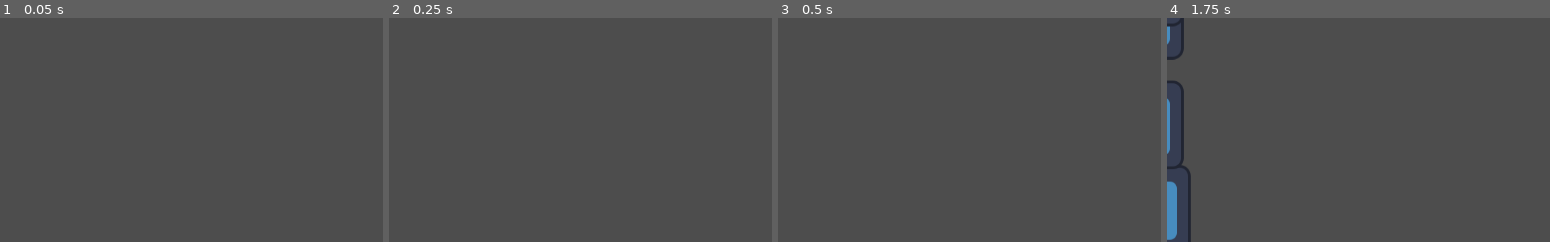
Above: before the commit, frames 1-4 (left to right).
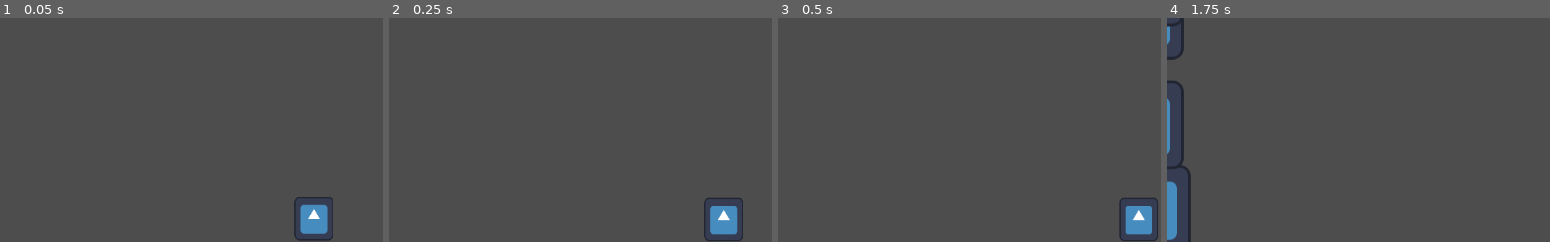
Above: after the commit, the same moments.

Repository: kevinMG01/GlobalJam2025
Game: Godot game, scene res://Escenas/Niveles/nivel_1.tscn
The game is run twice, just before and just after one commit, with the same random seed, the same clock (stepped at 60 frames per second) and the same inputs. The project has no main scene, so this scene is started directly. The engine's default icon, where the game draws it, is replaced by a stand-in: a white triangle on a blue panel in a dark square.
Inputs:
- Up to frame 1 (0.05 s): no input
- Up to frame 2 (0.25 s): no input
- Up to frame 3 (0.5 s): no input
- Up to frame 4 (1.75 s): tap Enter (ui_accept) at 0.5, 0.6, 0.77, 1.07, 1.35, 1.52 s; hold Right (ui_right) from 0.53 s (still down)
The pictures show only the part of the screen within x 50-100%, y 50-100%; the shares and areas given below are measured in that part.

The runs differ from the first frame. In frame 1, 1.3% of the frame differs, in the area x 76-87%, y 79-100%; in frame 2, 1.2%; in frame 3, 1.1%; in frame 4, nothing differs.

Commit message:
movimiento de lado a lado enemigo
se mueve hasta que colisiona con una pared o el jugador

Diff:
--- a/Escenas/Enemigos/payaso/payaso.gd
+++ b/Escenas/Enemigos/payaso/payaso.gd
@@ -1,27 +1,46 @@
 extends CharacterBody2D
 
 
-const SPEED = 300.0
+const SPEED = 150.0
 const JUMP_VELOCITY = -400.0
+#var player = null
 
 var gravity = ProjectSettings.get_setting("physics/2d/default_gravity")
+func _ready():
+	#player = get_tree().get_nodes_in_group("player")[0]
+	velocity.x = SPEED
+func _physics_process(delta):
+	#follow()
+	if not is_on_floor():
+		velocity.y += gravity * delta
+	if is_on_wall():
+		if !$Sprite2D.flip_h:
+			velocity.x = SPEED
+		else:
+			velocity.x = -SPEED
+
+		if velocity.x < 0:
+			$Sprite2D.flip_h = false
+		elif velocity.x > 0:
+			$Sprite2D.flip_h = true
 
 
-func _physics_process(delta):
-
-	if not is_on_floor():
-		velocity.y += gravity * delta
-
-
-	if Input.is_action_just_pressed("ui_accept") and is_on_floor():
-		velocity.y = JUMP_VELOCITY
+	#if Input.is_action_just_pressed("ui_accept") and is_on_floor():
+		#velocity.y = JUMP_VELOCITY
 
 	# Get the input direction and handle the movement/deceleration.
 	# As good practice, you should replace UI actions with custom gameplay actions.
-	var direction = Input.get_axis("ui_left", "ui_right")
-	if direction:
-		velocity.x = direction * SPEED
-	else:
-		velocity.x = move_toward(velocity.x, 0, SPEED)
+	#var direction = Input.get_axis("ui_left", "ui_right")
+	#if direction:
+		#velocity.x = direction * SPEED
+	#else:
+		#velocity.x = move_toward(velocity.x, 0, SPEED)
 
 	move_and_slide()
+
+
+#func follow():
+	#if player != null:
+		#velocity = position.direction_to(player.position) * SPEED
+		#
+		#move_and_slide()
--- a/Escenas/Enemigos/payaso/payaso.tscn
+++ b/Escenas/Enemigos/payaso/payaso.tscn
@@ -1,13 +1,29 @@
-[gd_scene load_steps=3 format=3 uid="uid://dfggjgvr8k30p"]
+[gd_scene load_steps=4 format=3 uid="uid://dfggjgvr8k30p"]
 
 [ext_resource type="Script" path="res://Escenas/Enemigos/payaso/payaso.gd" id="1_8q1uy"]
+[ext_resource type="Texture2D" uid="uid://ciinlx0yqrvgt" path="res://icon.svg" id="2_0xfok"]
 
 [sub_resource type="RectangleShape2D" id="RectangleShape2D_c5ov0"]
-size = Vector2(33, 89)
+size = Vector2(54, 62)
 
 [node name="payaso" type="CharacterBody2D"]
 script = ExtResource("1_8q1uy")
 
+[node name="Sprite2D" type="Sprite2D" parent="."]
+position = Vector2(10, 32.5)
+scale = Vector2(0.4375, 0.492188)
+texture = ExtResource("2_0xfok")
+
 [node name="CollisionShape2D" type="CollisionShape2D" parent="."]
-position = Vector2(6.5, 34.5)
+position = Vector2(9, 32)
 shape = SubResource("RectangleShape2D_c5ov0")
+
+[node name="rayo" type="Node" parent="."]
+
+[node name="Rightray" type="RayCast2D" parent="rayo"]
+position = Vector2(9, 33)
+target_position = Vector2(58, 0)
+
+[node name="Leftray" type="RayCast2D" parent="rayo"]
+position = Vector2(10, 32)
+target_position = Vector2(-54, 0)
--- a/Escenas/Niveles/nivel_1.tscn
+++ b/Escenas/Niveles/nivel_1.tscn
@@ -1,7 +1,8 @@
-[gd_scene load_steps=8 format=3 uid="uid://dnxj2xv5oxh1t"]
+[gd_scene load_steps=9 format=3 uid="uid://dnxj2xv5oxh1t"]
 
 [ext_resource type="PackedScene" uid="uid://bgnsbw7lpfa51" path="res://Escenas/Player/player.tscn" id="1_20s75"]
 [ext_resource type="Texture2D" uid="uid://ciinlx0yqrvgt" path="res://icon.svg" id="2_xoyw4"]
+[ext_resource type="PackedScene" uid="uid://dfggjgvr8k30p" path="res://Escenas/Enemigos/payaso/payaso.tscn" id="3_603ih"]
 
 [sub_resource type="RectangleShape2D" id="RectangleShape2D_nnppg"]
 size = Vector2(25, 789)
@@ -10,7 +11,7 @@
 size = Vector2(24, 794)
 
 [sub_resource type="RectangleShape2D" id="RectangleShape2D_yy861"]
-size = Vector2(1845, 20)
+size = Vector2(1866, 20)
 
 [sub_resource type="RectangleShape2D" id="RectangleShape2D_fsq0c"]
 size = Vector2(187, 339.5)
@@ -20,7 +21,7 @@
 
 [node name="Nivel1" type="Node2D"]
 
-[node name="Player" parent="." instance=ExtResource("1_20s75")]
+[node name="Player" parent="." groups=["player"] instance=ExtResource("1_20s75")]
 position = Vector2(119, 597)
 
 [node name="paredBordes" type="Node2D" parent="."]
@@ -42,13 +43,13 @@
 position = Vector2(-24, 656)
 
 [node name="CollisionShape2D" type="CollisionShape2D" parent="paredBordes/abajo"]
-position = Vector2(912.5, 0)
+position = Vector2(923, 0)
 shape = SubResource("RectangleShape2D_yy861")
 
 [node name="Area2D" type="Area2D" parent="." groups=["escalera"]]
 
 [node name="CollisionShape2D" type="CollisionShape2D" parent="Area2D"]
-position = Vector2(518, 494.75)
+position = Vector2(517, 490)
 shape = SubResource("RectangleShape2D_fsq0c")
 
 [node name="Icon" type="Sprite2D" parent="."]
@@ -63,3 +64,6 @@
 position = Vector2(708, 328)
 shape = SubResource("RectangleShape2D_glkr8")
 one_way_collision = true
+
+[node name="payaso" parent="." instance=ExtResource("3_603ih")]
+position = Vector2(1035, 580)
